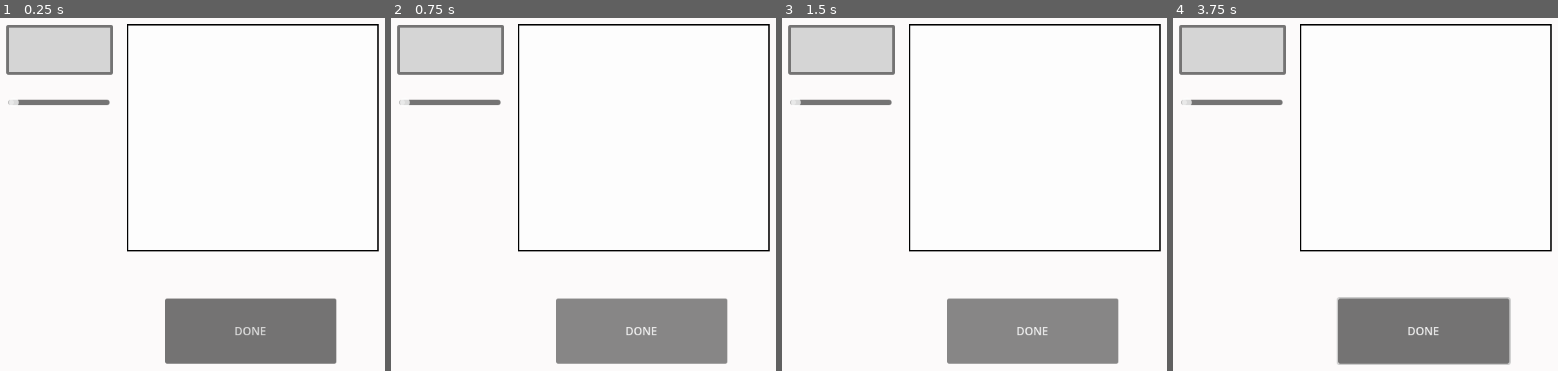
Above: before the commit, frames 1-4 (left to right).
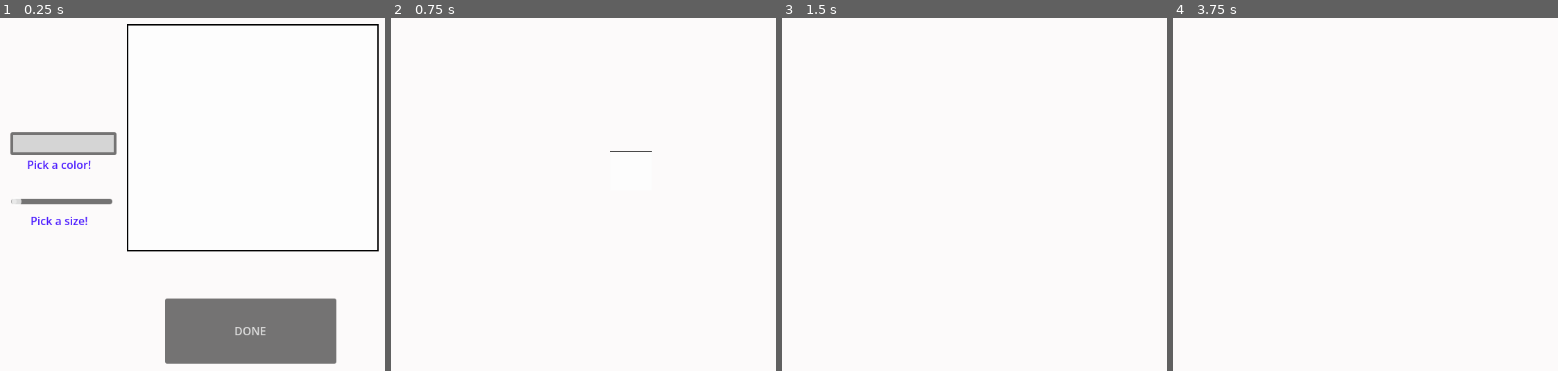
Above: after the commit, the same moments.

Repository: gracen-greenburg/Research_Milestone_Godot
Game: Godot game, scene res://scenes/Drawing_Screen.tscn
Same seed, same stepped clock (60 frames per second), same inputs: the game is played once before the commit and once after it.
Inputs (mouse positions are in pixels of both pictures, inside the frame that each line leads up to):
- Up to frame 1 (0.25 s): no input
- Up to frame 2 (0.75 s): click "DONE" at 0.5 s
- Up to frame 3 (1.5 s): click (1032, 332) at 1.25 s, where only the run before the commit has a clickable "DONE"
- Up to frame 4 (3.75 s): tap Enter (ui_accept) at 2, 2.1, 2.27, 2.57, 2.75, 2.85, 3.02, 3.32, 3.5, 3.6 s; move the mouse to (outside the picture) at 2.02 s; hold Right (ui_right) 2.03-3.53 s; click (outside the picture) at 2.17 s; move the mouse to (1250, 187) at 2.77 s; move the mouse to (1488, 67) at 3.52 s; hold Left (ui_left) from 3.53 s (still down)

The runs differ from the first frame. In frame 1, 7.0% of the frame differs, in the area x 1-31%, y 1-59%; in frame 2, 14%; in frame 3, 14%; in frame 4, 14%, in the area x 1-99%, y 1-99%.

Commit message:
Updating sprite texture through screens + starting tilesets and player world interaction

Diff:
--- a/scenes/Drawing_Screen.tscn
+++ b/scenes/Drawing_Screen.tscn
@@ -41,7 +41,7 @@
 	var cropped_Image = image.get_region(Rect2(box_Position,box_Size))
 
 	#and then take that png and put it into a handy little folder
-	var path := \"output/\"
+	var path := \"user://output/\"
 	_check_and_create_dir(path)
 	cropped_Image.save_png(path + \"img.png\")
 
@@ -67,6 +67,8 @@
 func _on_pressed():
 	print(\"TEST Done Pressed\")
 	drawing_done.emit()
+	print(\"It's emitted\")
+	get_tree().change_scene_to_file(\"res://scenes/Game.tscn\")
 "
 
 [node name="Node2D" type="Node2D" unique_id=1605858643]
@@ -98,16 +100,32 @@
 script = SubResource("GDScript_p7msb")
 
 [node name="ColorPickerButton" type="ColorPickerButton" parent="." unique_id=374930343]
-offset_left = 244.0
-offset_top = 121.0
-offset_right = 398.0
-offset_bottom = 193.0
+offset_left = 250.0
+offset_top = 276.0
+offset_right = 403.0
+offset_bottom = 309.0
 text = "Pick a color!"
 color = Color(0.8352941, 0.8352941, 0.8352941, 1)
 
 [node name="WidthSlider" type="HSlider" parent="." unique_id=393526116]
-offset_left = 247.0
-offset_top = 206.0
-offset_right = 393.0
-offset_bottom = 261.0
+offset_left = 251.0
+offset_top = 349.0
+offset_right = 397.0
+offset_bottom = 404.0
 max_value = 20.0
+
+[node name="ColorLabel" type="Label" parent="." unique_id=1894998276]
+offset_left = 274.0
+offset_top = 311.0
+offset_right = 368.0
+offset_bottom = 334.0
+theme_override_colors/font_color = Color(0.3019608, 0.11372549, 1, 1)
+text = "Pick a color!"
+
+[node name="SizeLabel" type="Label" parent="." unique_id=910810745]
+offset_left = 279.0
+offset_top = 392.0
+offset_right = 374.0
+offset_bottom = 415.0
+theme_override_colors/font_color = Color(0.3019608, 0.11372549, 1, 1)
+text = "Pick a size!"
--- a/scenes/Game.tscn
+++ b/scenes/Game.tscn
@@ -1,3 +1,17 @@
 [gd_scene format=3 uid="uid://pbm6khbqnx7a"]
 
+[ext_resource type="PackedScene" uid="uid://ddhkbla1u3ip" path="res://scenes/Player.tscn" id="1_ibkli"]
+
+[sub_resource type="TileSet" id="TileSet_ibkli"]
+
 [node name="Game" type="Node2D" unique_id=160140118]
+
+[node name="Level" type="TileMap" parent="." unique_id=1946833717]
+tile_set = SubResource("TileSet_ibkli")
+format = 2
+
+[node name="Player" parent="." unique_id=793988895 instance=ExtResource("1_ibkli")]
+position = Vector2(-2, 584)
+
+[node name="Camera2D" type="Camera2D" parent="." unique_id=914197449]
+position = Vector2(24, 621)
--- a/scenes/player.tscn
+++ b/scenes/player.tscn
@@ -1,10 +1,30 @@
-[gd_scene format=3 uid="uid://chehynhisbfo0"]
+[gd_scene format=3 uid="uid://ddhkbla1u3ip"]
 
-[ext_resource type="Texture2D" uid="uid://di5f4o6wrntra" path="res://output/img.png" id="1_3vyb7"]
+[ext_resource type="Script" uid="uid://vyar8j6vofco" path="res://scripts/player.gd" id="1_v6fml"]
+[ext_resource type="Script" uid="uid://ca6xu8a1m76q5" path="res://scripts/sprite_2d.gd" id="3_3li8b"]
 
-[node name="Player" type="Area2D" unique_id=550475009]
+[sub_resource type="RectangleShape2D" id="RectangleShape2D_p0vlq"]
+size = Vector2(59.5, 56)
 
-[node name="Sprite2D" type="Sprite2D" parent="." unique_id=2041590698]
-position = Vector2(57.500004, 45.5)
-scale = Vector2(0.10156251, 0.1404321)
-texture = ExtResource("1_3vyb7")
+[sub_resource type="WorldBoundaryShape2D" id="WorldBoundaryShape2D_v6fml"]
+
+[node name="Player" type="CharacterBody2D" unique_id=793988895]
+collision_mask = 3
+script = ExtResource("1_v6fml")
+
+[node name="Sprite2D" type="Sprite2D" parent="." unique_id=953969347]
+position = Vector2(31.250002, 32.5)
+scale = Vector2(0.16666667, 0.17378049)
+script = ExtResource("3_3li8b")
+
+[node name="CollisionShape2D" type="CollisionShape2D" parent="." unique_id=32863847]
+position = Vector2(31.5, 32.5)
+shape = SubResource("RectangleShape2D_p0vlq")
+
+[node name="StaticBody2D" type="StaticBody2D" parent="." unique_id=1118037589]
+position = Vector2(43, 140)
+collision_layer = 3
+
+[node name="CollisionShape2D" type="CollisionShape2D" parent="StaticBody2D" unique_id=1673188608]
+position = Vector2(-11, 30)
+shape = SubResource("WorldBoundaryShape2D_v6fml")
--- /dev/null
+++ b/scripts/player.gd
@@ -0,0 +1,25 @@
+extends CharacterBody2D
+
+
+const SPEED = 300.0
+const JUMP_VELOCITY = -400.0
+
+
+func _physics_process(delta: float) -> void:
+	# Add the gravity.
+	if not is_on_floor():
+		velocity += get_gravity() * delta
+
+	# Handle jump.
+	if Input.is_action_just_pressed("ui_accept") and is_on_floor():
+		velocity.y = JUMP_VELOCITY
+
+	# Get the input direction and handle the movement/deceleration.
+	# As good practice, you should replace UI actions with custom gameplay actions.
+	var direction := Input.get_axis("ui_left", "ui_right")
+	if direction:
+		velocity.x = direction * SPEED
+	else:
+		velocity.x = move_toward(velocity.x, 0, SPEED)
+
+	move_and_slide()
--- /dev/null
+++ b/scripts/sprite_2d.gd
@@ -0,0 +1,21 @@
+extends Sprite2D
+
+
+# Called when the node enters the scene tree for the first time.
+func _ready() -> void:
+	pass # Replace with function body.
+	updateTexture()
+
+# Called every frame. 'delta' is the elapsed time since the previous frame.
+func _process(delta: float) -> void:
+	pass
+
+func updateTexture():
+	var image = Image.load_from_file("user://output/img.png")
+
+	if image == null:
+		print("GIRL WHERE IS IT! --> missing the drawing")
+		return
+
+	var update_texture = ImageTexture.create_from_image(image)
+	texture = update_texture
Binary file added: assets/tileset.png
Not shown, added: assets/tileset.png.import
Binary file changed: output/img.png
Not shown, added: scripts/player.gd.uid
Not shown, added: scripts/sprite_2d.gd.uid
